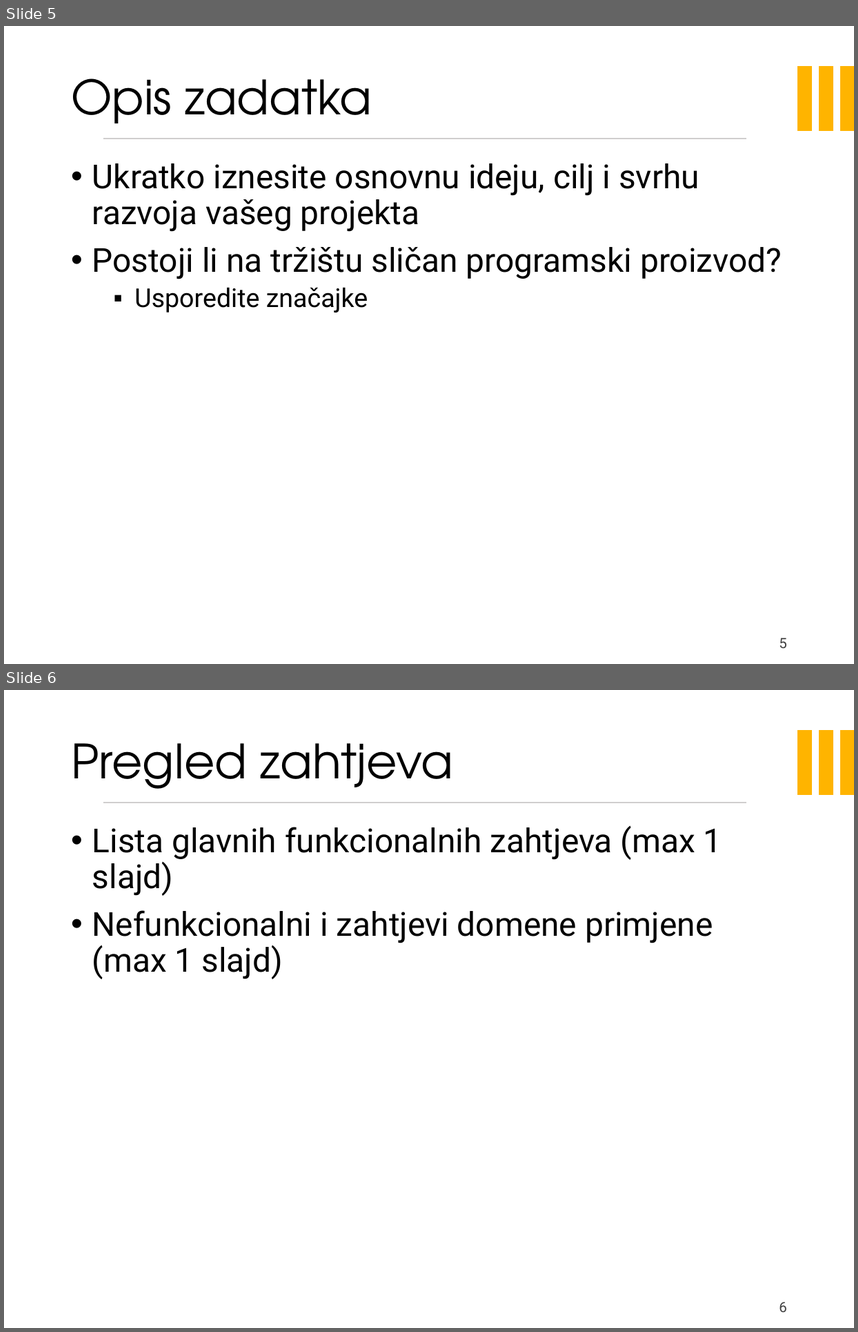
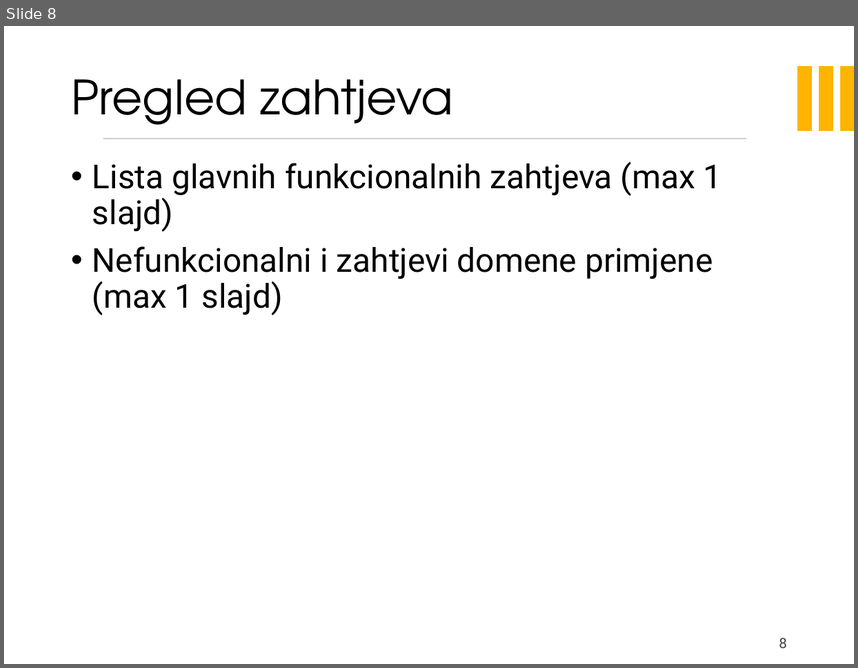
Before and after one commit to velimirkovacic/software_engineering_project, a slide deck: Dokumentacija/Prezentacija/EventkoPreza.pptx. Shown one above the other, each under a label of ours: slides 5 and 6 before the commit, slide 8 after it. The pictures are 858x1332 and 858x668 pixels, drawn with LibreOffice and Linux fonts; fonts in the diff are those of the drawing; background and template pictures are left out. Boxes give left, top, right and bottom in pixels: in the first picture for what was removed or moved away, otherwise in the second. Text is boxed around its words. In the diff, an @@ line names an element or a change of style, - is before the commit and + after.

```diff
--- a/Dokumentacija/Prezentacija/EventkoPreza.pptx
+++ b/Dokumentacija/Prezentacija/EventkoPreza.pptx
@@ slide 5 removed at <box>4,26,854,664</box>, background picture (left out); not listed: 4 template elements that a slide beside it also shows @@
@@ title removed at <box>71,78,372,123</box> @@
-Opis zadatka
@@ text removed at <box>92,163,782,312</box> @@
-• Ukratko iznesite osnovnu ideju, cilj i svrhu razvoja vašeg projekta
-• Postoji li na tržištu sličan programski proizvod?
-  ▪ Usporedite značajke
@@ page number removed at <box>779,637,787,648</box> @@
-5
@@ what was slide 6 is now slide 8 @@
@@ page number at <box>779,637,787,648</box>: text changed @@
-6
+8
```
Also in this commit, not shown: 2 slides changed, 4 slides added, 1 other slide removed.
